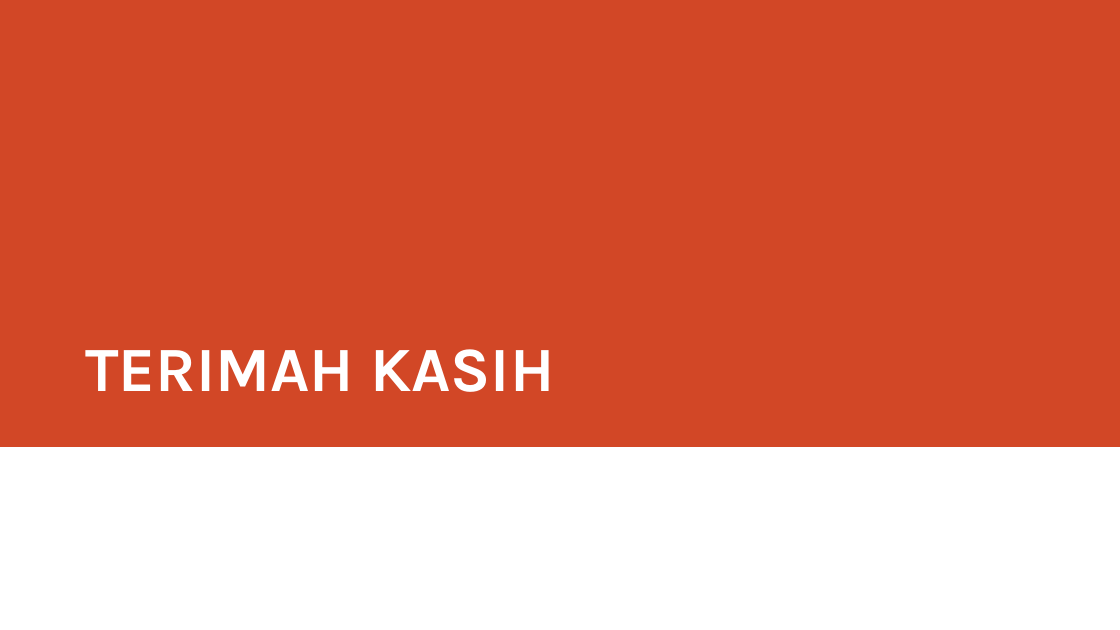
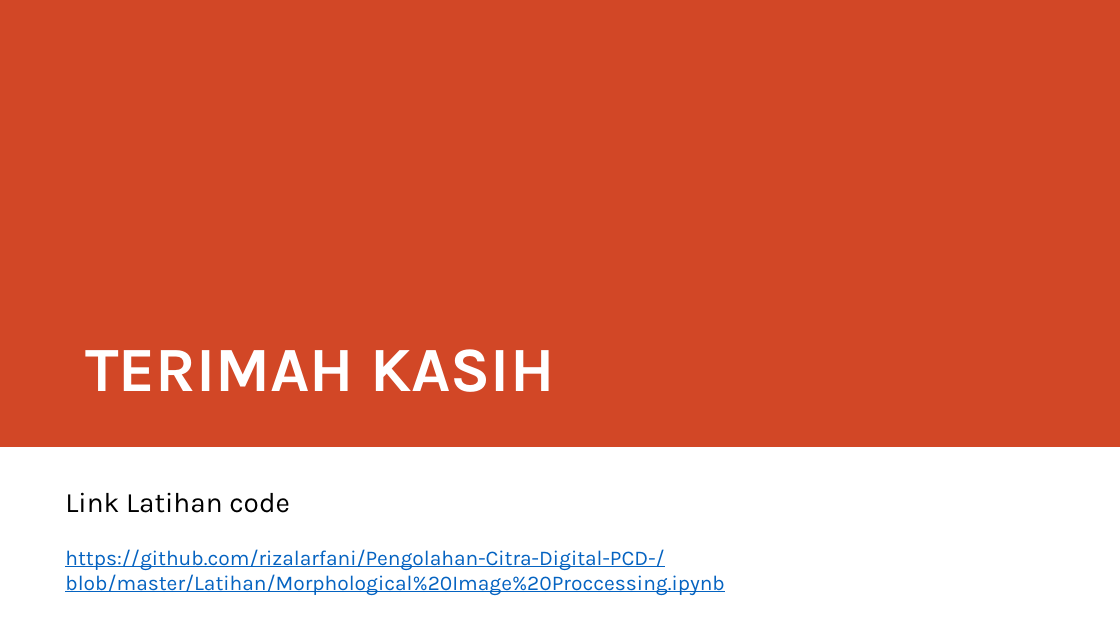
Before and after one commit to rizalarfani/Pengolahan-Citra-Digital-PCD-, a slide deck: slide 15 of Materi/Morphological Image Proccessing.pptx. Drawn at 1120x630 pixels with LibreOffice and Linux fonts; fonts in the diff are those of the drawing. Boxes give left, top, right and bottom in pixels: in the first picture for what was removed or moved away, otherwise in the second. Text is boxed around its words. In the diff, an @@ line names an element or a change of style, - is before the commit and + after.

```diff
--- a/Materi/Morphological Image Proccessing.pptx
+++ b/Materi/Morphological Image Proccessing.pptx
@@ text added at (65,492,290,513), 24 pt, text #000000 @@
+Link Latihan code
@@ text added at (65,549,725,595), 18 pt, text #0563C1, underline @@
+https://github.com/rizalarfani/Pengolahan-Citra-Digital-PCD-/blob/master/Latihan/Morphological%20Image%20Proccessing.ipynb
```
Also in this commit, not shown: 4 other files.
